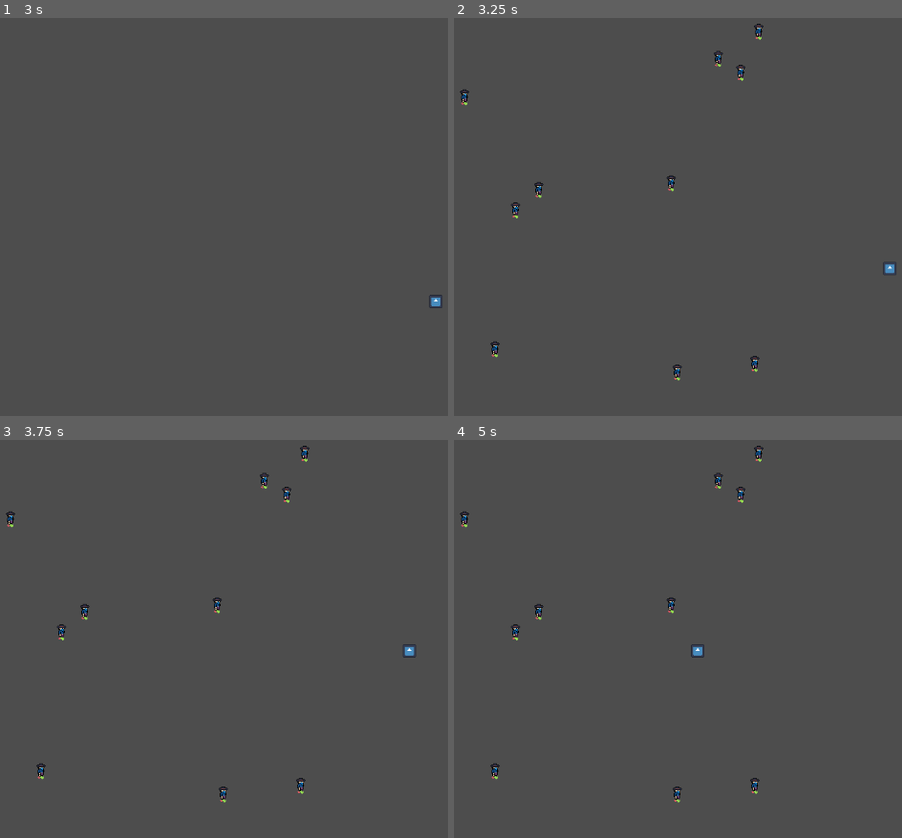
Above: before the commit, frames 1-4 (two rows, left to right).
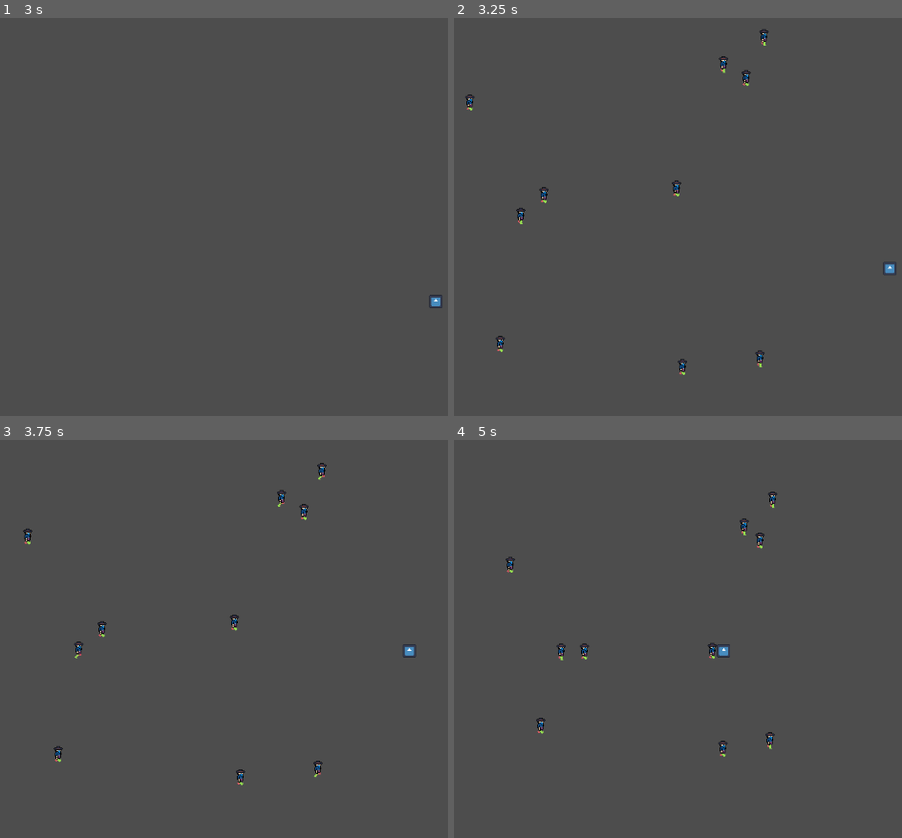
Above: after the commit, the same moments.

Repository: Mastersujo/RougeLIke
Game: Godot game, scene res://Scenes/level1/Level_A.tscn
The game is run twice, just before and just after one commit, with the same random seed, the same clock (stepped at 60 frames per second) and the same inputs. The engine's default icon, where the game draws it, is replaced by a stand-in: a white triangle on a blue panel in a dark square.
Inputs:
- Up to frame 1 (3 s): tap Enter at 0.5 s; hold D (right) 0.53-1.28 s; hold S (down) 1.28-2.03 s; tap Space at 2 s; hold D (right) 2.03-2.78 s; hold W (up) from 2.78 s (still down)
- Up to frame 2 (3.25 s): keep holding W (up)
- Up to frame 3 (3.75 s): release W (up) at 3.53 s; hold A (left) from 3.53 s (still down)
- Up to frame 4 (5 s): keep holding A (left)

Frame 1 is identical in both runs. In frame 2, 1.0% of the frame differs, in the area x 1-71%, y 1-92%; in frame 3, 1.1%; in frame 4, 1.2%, in the area x 1-73%, y 1-92%.

Commit message:
updated spawner

Diff:
--- a/Scenes/enemies/level 1/Blue_Enemy.tscn
+++ b/Scenes/enemies/level 1/Blue_Enemy.tscn
@@ -70,6 +70,9 @@
 "speed": 5.0
 }]
 
+[sub_resource type="RectangleShape2D" id="RectangleShape2D_crm1t"]
+size = Vector2(14, 24)
+
 [node name="BlueEnemy" type="CharacterBody2D" groups=["Enemy"]]
 platform_on_leave = 1
 platform_floor_layers = 0
@@ -84,3 +87,12 @@
 [node name="AnimatedSprite2D" type="AnimatedSprite2D" parent="."]
 sprite_frames = SubResource("SpriteFrames_pff8j")
 animation = &"Walk"
+autoplay = "Walk"
+
+[node name="Body" type="Area2D" parent="."]
+collision_layer = 4
+collision_mask = 0
+
+[node name="CollisionShape2D" type="CollisionShape2D" parent="Body"]
+position = Vector2(0, 1)
+shape = SubResource("RectangleShape2D_crm1t")
--- a/Scenes/player.tscn
+++ b/Scenes/player.tscn
@@ -1,9 +1,11 @@
-[gd_scene load_steps=4 format=3 uid="uid://ckudr8chj1kgo"]
+[gd_scene load_steps=5 format=3 uid="uid://ckudr8chj1kgo"]
 
 [ext_resource type="Script" uid="uid://dc2tyapas16kr" path="res://Scripts/player.gd" id="1_cvnsp"]
 [ext_resource type="Texture2D" uid="uid://4q335xxs2p" path="res://icon.svg" id="2_6t5aa"]
 
 [sub_resource type="RectangleShape2D" id="RectangleShape2D_hqtel"]
+
+[sub_resource type="RectangleShape2D" id="RectangleShape2D_cvnsp"]
 
 [node name="Player" type="CharacterBody2D" groups=["Player"]]
 platform_on_leave = 1
@@ -16,3 +18,14 @@
 [node name="Sprite2D" type="Sprite2D" parent="."]
 scale = Vector2(0.15698828, 0.15698828)
 texture = ExtResource("2_6t5aa")
+
+[node name="Body" type="Area2D" parent="."]
+collision_layer = 2
+collision_mask = 0
+
+[node name="CollisionShape2D" type="CollisionShape2D" parent="Body"]
+shape = SubResource("RectangleShape2D_cvnsp")
+
+[node name="Weapon" type="Node2D" parent="."]
+
+[node name="Area2D" type="Area2D" parent="Weapon"]
--- a/Scripts/level_a.gd
+++ b/Scripts/level_a.gd
@@ -1,18 +1,13 @@
 extends Node2D
-var Player = preload("res://Scenes/player.tscn")
-var Camera = preload("res://Scenes/camera.tscn")
+@onready var player_spawn_position: Marker2D = $SpawnPosition
 
+@onready var node_containing_enemies: Node2D = $EnemyList##put enemies here to count them
+@onready var enemy_spawner: Timer = $Timers/EnemySpawner##spawn enemies on timeout
 var rng:RandomNumberGenerator = RandomNumberGenerator.new()
-
-var enemy_directory = "res://Scenes/enemies/level 1/"
+var enemy_directory_level1:String = "res://Scenes/enemies/level 1/"##level 2 would have harder sets. can pull from both or 1
 var enemy_list:Array = [] ##list of enemy scenes to shuffle
-
 var enemies_in_scene:int = 10##number of enemies on screen, increase this and enemy total for more madness
 var enemys_per_level:int = 100##total number of enemies in level, can just decrease this each time an enemy is spawned
-@onready var node_containing_enemies: Node2D = $EnemyList##put enemies here to count them
-@onready var enemy_spawner: Timer = $Timers/EnemySpawner##spawn enemies on timeout
-
-@onready var player_spawn_position: Marker2D = $SpawnPosition
 
 func _ready() -> void:
 	GM.spawn_player(self, player_spawn_position.position)
@@ -23,7 +18,7 @@
 	remove_child(GM.player)
 	remove_child(GM.camera)
 
-func spawn_enemy():
+func spawn_enemy():##checks if can spawn, then shuffles spawn list and spawns till it hits the cap
 	if node_containing_enemies.get_child_count() < enemies_in_scene and enemies_in_scene < enemys_per_level:
 		var spawn_number = enemies_in_scene - node_containing_enemies.get_child_count()
 		for e in spawn_number:
@@ -37,14 +32,16 @@
 				enemy.position = spawn_location
 				node_containing_enemies.add_child(enemy)
 				enemys_per_level -= 1
+		if node_containing_enemies.get_child_count() < enemies_in_scene and enemies_in_scene < enemys_per_level:
+			spawn_enemy()
 
-func get_spawn_position():
+func get_spawn_position():##returns a spawn position. if null doesnt spawn
 	var spawn_location:Vector2 = Vector2(rng.randi_range(-300, 300), rng.randi_range(300, -300))
 	if abs(spawn_location - GM.player.global_position) > Vector2(100,100):
 		return spawn_location
 
 func get_enemy_list():##gives a count of files in directory, next rng from 0-size
-	var dir = DirAccess.open(enemy_directory)
+	var dir = DirAccess.open(enemy_directory_level1)
 	if dir == null:
 		pass
 	else:
@@ -56,6 +53,5 @@
 			enemy_name = dir.get_next()
 	dir.list_dir_end()
 
-func _on_enemy_spawner_timeout() -> void:
-	print("timeout")
+func _on_enemy_spawner_timeout() -> void:##spawns enemies to enemies_in_scene
 	spawn_enemy()
--- a/animated_sprite_2d.gd
+++ b/animated_sprite_2d.gd
@@ -1,6 +1,7 @@
 extends CharacterBody2D
 
 var health = 100
+var speed:float = 35.0
 
 # Called when the node enters the scene tree for the first time.
 func _ready() -> void:
@@ -9,7 +10,8 @@
 
 # Called every frame. 'delta' is the elapsed time since the previous frame.
 func _process(delta: float) -> void:
-	pass
+	global_position.x = move_toward(global_position.x, GM.player.global_position.x, speed * delta)
+	global_position.y = move_toward(global_position.y, GM.player.global_position.y, speed * delta)
 
 func _physics_process(_delta: float) -> void:
 	move_and_slide()  # Move character with collision detection
Not shown: 1 places in Scenes/enemies/level 1/Blue_Enemy.tscn that only renumber resources
